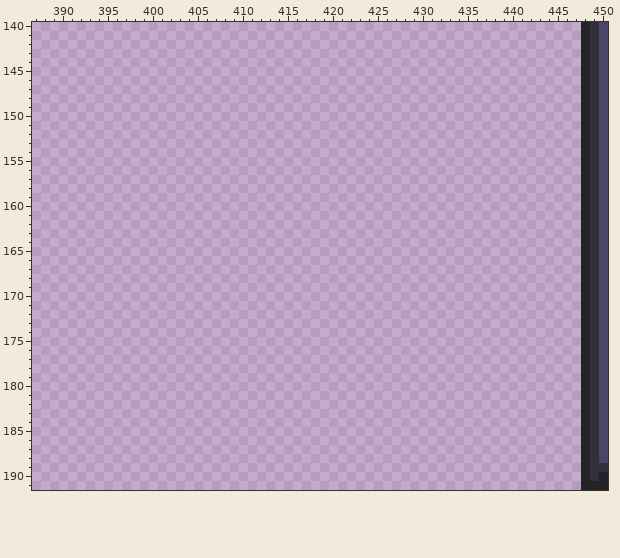
Pixel-art file: assets/TILESET.aseprite. The first picture shows the starting point.
1024x1024 pixels, 1 frame. Colours within 5 levels of each other are drawn and written as one. Shown: x 387..450, y 140..191.
After the commit:
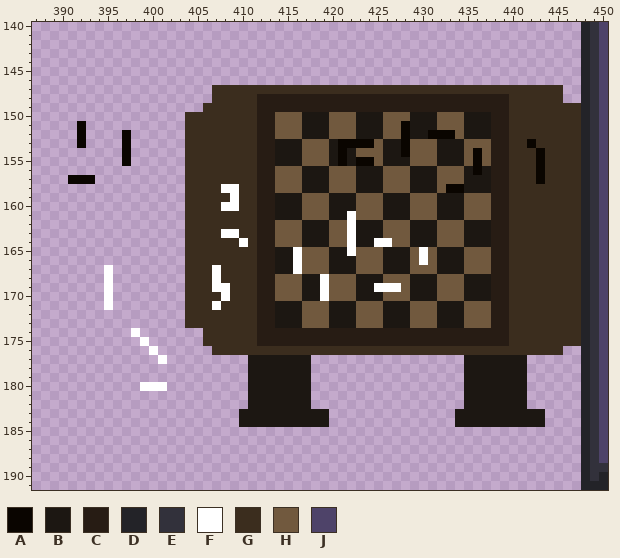
Palette (. is transparent): A #0a0500  B #1c1712  C #271c14  D #232328  E #32313b  F #ffffff  G #3b2d1e  H #71593e  J #4e4369
Changes in this commit:
Changed rows in their new state; - is an unchanged pixel.
Layer "normal/top middle walk":
first column x 391:
147 ----------------GGGGGGGGGGGGGGGGGGGGGGGGGGGGGGGGGGGGGGG--
148 ----------------GGGGGCCCCCCCCCCCCCCCCCCCCCCCCCCCCGGGGGG--
149 ---------------GGGGGGCCCCCCCCCCCCCCCCCCCCCCCCCCCCGGGGGGGG
150 -------------GGGGGGGGCCHHHBBBHHHBBBHHHBBBHHHBBBCCGGGGGGGG
151 -A-----------GGGGGGGGCCHHHBBBHHHBBBHHABBBHHHBBBCCGGGGGGGG
152 -A----A------GGGGGGGGCCHHHBBBHHHBBBHHABBAAAHBBBCCGGGGGGGG
153 -A----A------GGGGGGGGCCBBBHHHBAAAAHBBAHHHBBBHHHCCGGAGGGGG
154 ------A------GGGGGGGGCCBBBHHHBABHHHBBAHHHBBBHAHCCGGGAGGGG
155 ------A------GGGGGGGGCCBBBHHHBABAAHBBBHHHBBBHAHCCGGGAGGGG
156 -------------GGGGGGGGCCHHHBBBHHHBBBHHHBBBHHHBABCCGGGAGGGG
157 AAA----------GGGGGGGGCCHHHBBBHHHBBBHHHBBBHHHBBBCCGGGAGGGG
158 -------------GGGGFFGGCCHHHBBBHHHBBBHHHBBBHAABBBCCGGGGGGGG
159 -------------GGGGGFGGCCBBBHHHBBBHHHBBBHHHBBBHHHCCGGGGGGGG
160 -------------GGGGFFGGCCBBBHHHBBBHHHBBBHHHBBBHHHCCGGGGGGGG
161 -------------GGGGGGGGCCBBBHHHBBFHHHBBBHHHBBBHHHCCGGGGGGGG
162 -------------GGGGGGGGCCHHHBBBHHFBBBHHHBBBHHHBBBCCGGGGGGGG
163 -------------GGGGFFGGCCHHHBBBHHFBBBHHHBBBHHHBBBCCGGGGGGGG
164 -------------GGGGGGFGCCHHHBBBHHFBBFFHHBBBHHHBBBCCGGGGGGGG
165 -------------GGGGGGGGCCBBFHHHBBFHHHBBBHFHBBBHHHCCGGGGGGGG
166 -------------GGGGGGGGCCBBFHHHBBBHHHBBBHFHBBBHHHCCGGGGGGGG
167 ----F--------GGGFGGGGCCBBFHHHBBBHHHBBBHHHBBBHHHCCGGGGGGGG
168 ----F--------GGGFGGGGCCHHHBBFHHHBBBHHHBBBHHHBBBCCGGGGGGGG
169 ----F--------GGGFFGGGCCHHHBBFHHHBBFFFHBBBHHHBBBCCGGGGGGGG
170 ----F--------GGGGFGGGCCHHHBBFHHHBBBHHHBBBHHHBBBCCGGGGGGGG
171 ----F--------GGGFGGGGCCBBBHHHBBBHHHBBBHHHBBBHHHCCGGGGGGGG
172 -------------GGGGGGGGCCBBBHHHBBBHHHBBBHHHBBBHHHCCGGGGGGGG
173 -------------GGGGGGGGCCBBBHHHBBBHHHBBBHHHBBBHHHCCGGGGGGGG
174 -------F-------GGGGGGCCCCCCCCCCCCCCCCCCCCCCCCCCCCGGGGGGGG
175 --------F------GGGGGGCCCCCCCCCCCCCCCCCCCCCCCCCCCCGGGGGGGG
176 ---------F------GGGGGGGGGGGGGGGGGGGGGGGGGGGGGGGGGGGGGGG--
177 ----------F---------BBBBBBB-----------------BBBBBBB------
178 --------------------BBBBBBB-----------------BBBBBBB------
179 --------------------BBBBBBB-----------------BBBBBBB------
180 --------FFF---------BBBBBBB-----------------BBBBBBB------
181 --------------------BBBBBBB-----------------BBBBBBB------
182 --------------------BBBBBBB-----------------BBBBBBB------
183 -------------------BBBBBBBBBB--------------BBBBBBBBBB----
184 -------------------BBBBBBBBBB--------------BBBBBBBBBB----
